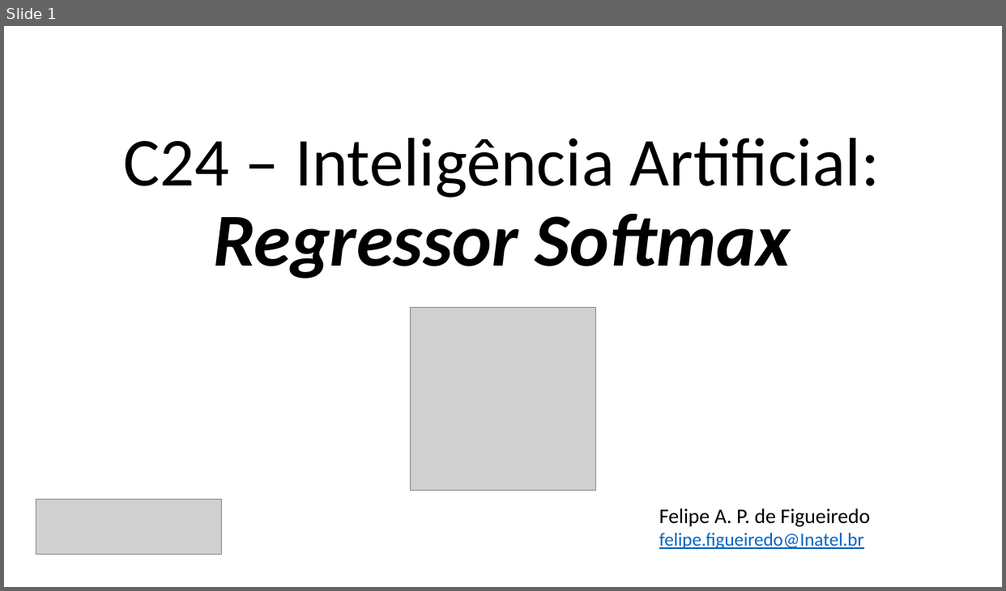
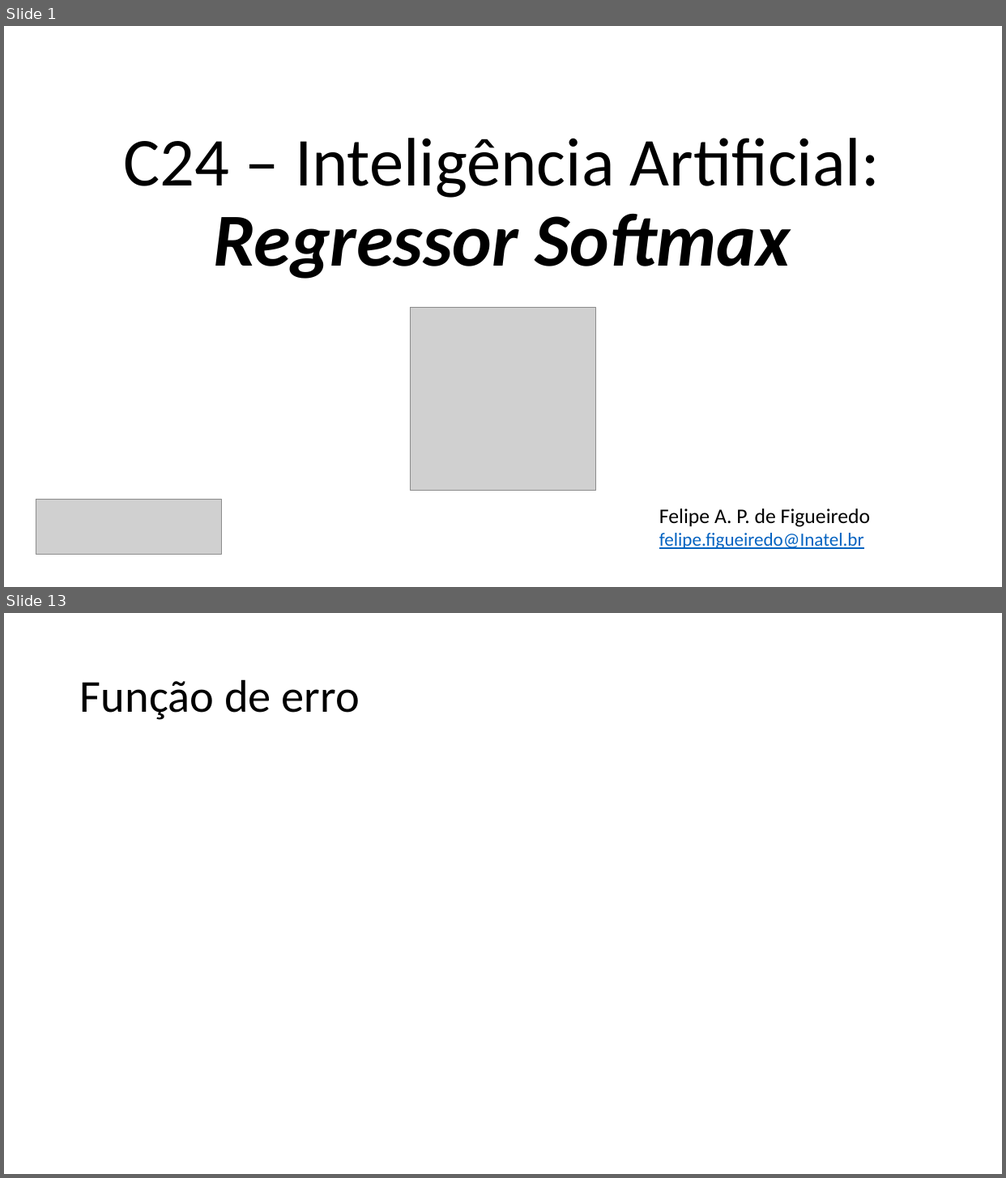
Before and after one commit to zz4fap/c24_inteligencia_artificial, a slide deck: slides/C24_Regressor_Softmax.pptx. Shown one above the other, each under a label of ours: slide 1 before the commit, slides 1 and 13 after it; the slides between them are not shown. The pictures are 1006x591 and 1006x1178 pixels, drawn with LibreOffice and Linux fonts; fonts in the diff are those of the drawing; grey boxes stand for pictures. Boxes give left, top, right and bottom in pixels: in the first picture for what was removed or moved away, otherwise in the second. Text is boxed around its words. In the diff, an @@ line names an element or a change of style, - is before the commit and + after.

```diff
--- a/slides/C24_Regressor_Softmax.pptx
+++ b/slides/C24_Regressor_Softmax.pptx
@@ slide 13 added at box(4, 613, 1002, 1174), background #FFFFFF @@
@@ title added at box(80, 679, 360, 720), 44 pt, text #000000 @@
+Função de erro
```
Also in this commit, not shown: 24 other slides added, 2 slides removed.
